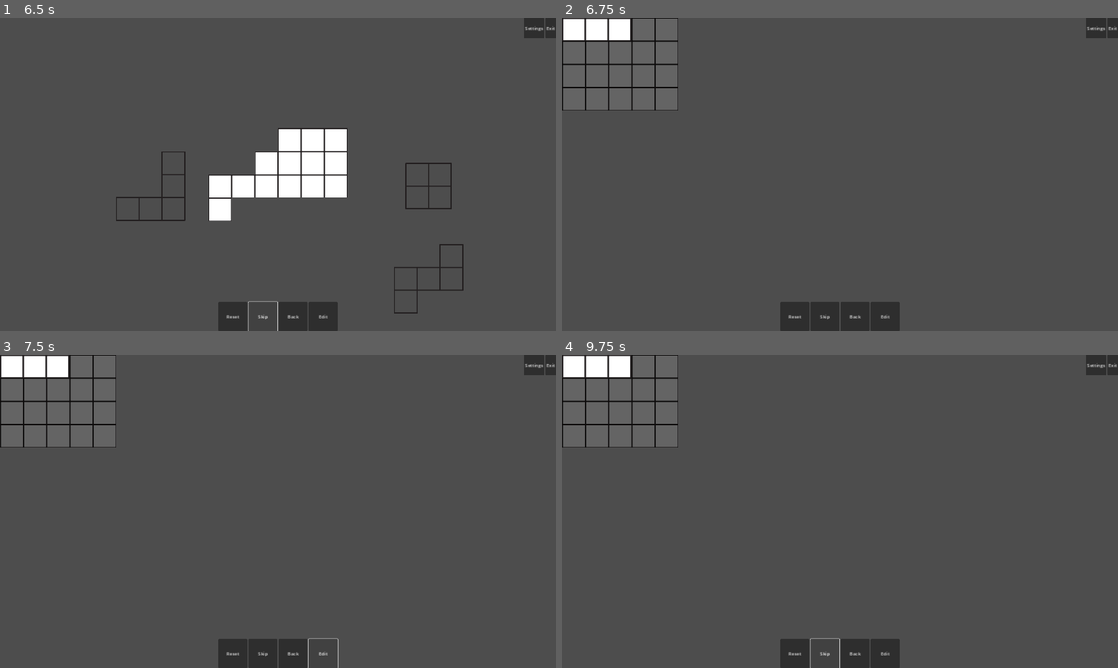
Above: before the commit, frames 1-4 (two rows, left to right).
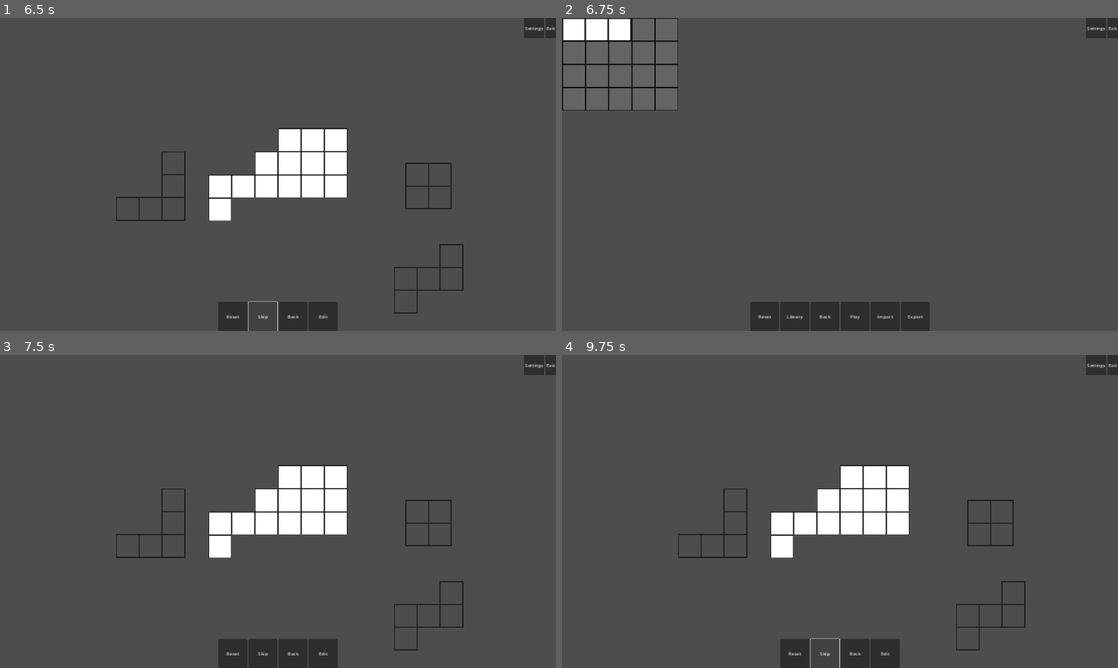
Above: after the commit, the same moments.

Repository: Saplings-Projects/Birthday-2024
Game: Godot game, scene res://MainScenes/screen_mngr_init_scene.tscn
The game is run twice, just before and just after one commit, with the same random seed, the same clock (stepped at 60 frames per second) and the same inputs.
Inputs (mouse positions are in pixels of both pictures, inside the frame that each line leads up to):
- Up to frame 1 (6.5 s): tap Enter at 0.5, 2 s; move the mouse to (400, 158) at 0.52 s; press the mouse at (400, 158) at 0.53 s; tap Space at 1.25 s; move the mouse to (166, 190) at 1.27 s; release the mouse at (166, 190) at 1.28 s; tap A (RotateAnticlockwise) at 1.35 s; move the mouse to (333, 105) at 2.02 s; tap D (RotateClockwise) at 2.1 s; click "Play" at 2.75 s; click "Campaign Levels" at 3.5 s; click "Placeholder Play Button" at 4.25 s; click "Skip" at 5 s; click "Skip" at 5.75 s
- Up to frame 2 (6.75 s): click "Edit" at 6.5 s
- Up to frame 3 (7.5 s): click "Edit" (after the commit: "Play") at 7.25 s
- Up to frame 4 (9.75 s): click "Edit" at 8 s; click "Edit" (after the commit: "Play") at 8.75 s; click "Skip" at 9.5 s

Frame 1 is identical in both runs. In frame 2, 1.0% of the frame differs, in the area x 33-67%, y 90-100%; in frame 3, 6.4%, in the area x 0-84%, y 0-100%; in frame 4, 6.3%.
Error before the commit: Invalid call. Nonexistent function 'show_hide_win_text' in base 'Control'. (res://Scripts/UI/Puzzle/States/PuzzleUiEditState.gd:66)

Commit message:
Bug fixes after merging main-Screen_Manager

Diff:
--- a/Birthday-2024-Project/Scripts/GridLogic.gd
+++ b/Birthday-2024-Project/Scripts/GridLogic.gd
@@ -108,6 +108,7 @@
 	add_child(scenePiece)
 	var pieceLogic : PieceLogic = scenePiece as PieceLogic
 	pieceLogic.levelGridReference = self
+	pieceLogic.game_manager = gameManager
 	pieceLogic._initialize()
 	pieceLogic.piece_id = pieceID
 	pieceLogic.SetPieceRotation(PieceLogic.RotationStates.DEG_0)
--- a/Birthday-2024-Project/Scripts/UI/Puzzle/States/PuzzleUiEditState.gd
+++ b/Birthday-2024-Project/Scripts/UI/Puzzle/States/PuzzleUiEditState.gd
@@ -62,7 +62,7 @@
 
 	_ui_manager.show_main_screen()
 
-	var screen = _ui_manager.main_screen
+	var screen = _ui_manager
 	screen.show_hide_win_text(false)
 	screen.context_button.text = "Library"
 	screen.context_button.button_up.connect(_on_show_library_clicked)
@@ -85,7 +85,7 @@
 	_ui_manager.import_button.hide()
 	_ui_manager.export_button.hide()
 
-	var screen = _ui_manager.main_screen
+	var screen = _ui_manager
 	screen.context_button.button_up.disconnect(_on_show_library_clicked)
 	screen.exit_button.button_up.disconnect(_on_exit_clicked)
 	screen.reset_button.button_up.disconnect(_on_reset_clicked)
